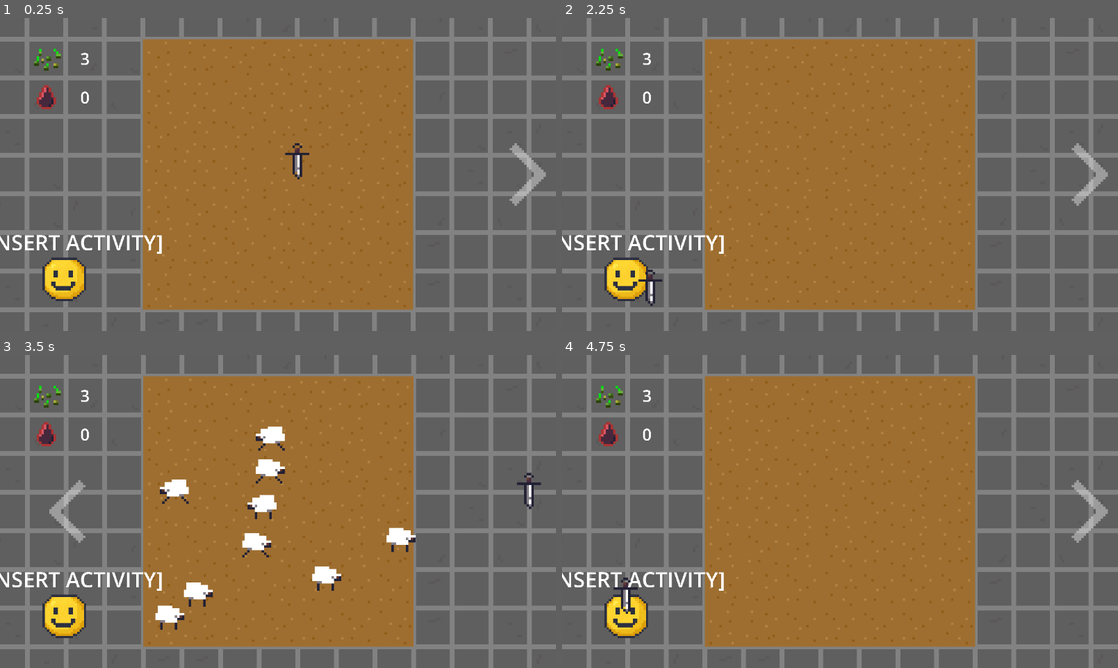
Above: before the commit, frames 1-4 (two rows, left to right).
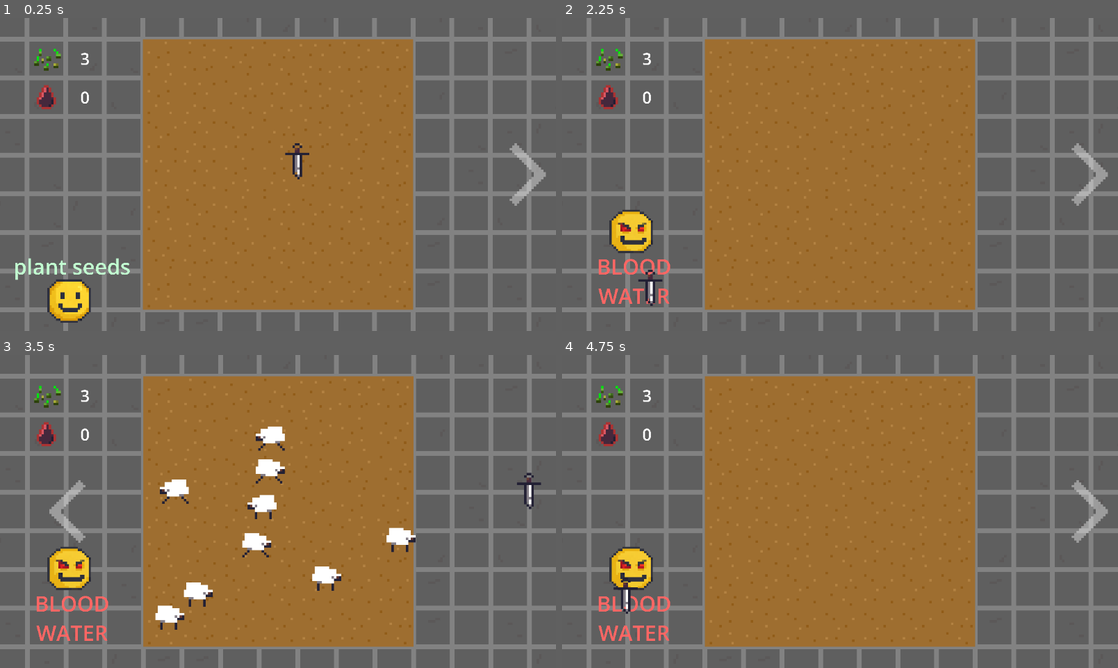
Above: after the commit, the same moments.

Repository: aeriab/giftjam_lebron
Game: Godot game, scene res://main/main.tscn
Two runs of this game, one before a commit and one after it. Both use one fixed random seed, a clock stepped at 60 frames per second and the inputs below.
Inputs (mouse positions are in pixels of both pictures, inside the frame that each line leads up to):
- Up to frame 1 (0.25 s): no input
- Up to frame 2 (2.25 s): click (628, 280) at 0.52 s; click (628, 233) at 1.27 s; click (628, 299) at 2.02 s
- Up to frame 3 (3.5 s): click (528, 511) at 2.75 s
- Up to frame 4 (4.75 s): click (628, 511) at 3.5 s; click (628, 617) at 4.27 s

The runs differ from the first frame. In frame 1, 2.3% of the frame differs, in the area x 0-30%, y 69-98%; in frame 2, 2.6%; in frame 3, 2.7%, in the area x 0-30%, y 61-92%; in frame 4, 2.6%.

Commit message:
faces replaced the toggle evil/good button

Diff:
--- a/UI/ui.gd
+++ b/UI/ui.gd
@@ -4,7 +4,14 @@
 
 @onready var seeds_number = $Seeds/SeedsNumber
 
+@export var GOOD_COLOR: Color
+@export var EVIL_COLOR: Color
+@export var GOOD_SHADOW_COLOR: Color
+@export var EVIL_SHADOW_COLOR: Color
+
+
 func _ready():
+
 	SignalManager.sheep_killed.connect(addBlood)
 	SignalManager.blood_watered.connect(minusBlood)
 	SignalManager.seed_gathered.connect(addSeed)
@@ -38,3 +45,30 @@
 func _on_evil_button_toggled(toggled_on):
 	Global.evil_mode = toggled_on
 	SignalManager.song_change.emit()
+
+@onready var good_texture_button = $GoodTextureButton
+@onready var evil_texture_button = $EvilTextureButton
+@onready var activity_label = $ActivityLabel
+
+func _on_good_texture_button_pressed():
+	if Global.in_plant_scene:
+		activity_label.text = "BLOOD WATER"
+	else:
+		activity_label.text = "MURDER"
+	good_texture_button.visible = false
+	evil_texture_button.visible = true
+	activity_label.modulate = EVIL_COLOR
+	#activity_label.add_font_override("font", custom_font)
+	#activity_label.get_font("font").shadow_color = EVIL_SHADOW_COLOR
+
+
+func _on_evil_texture_button_pressed():
+	if Global.in_plant_scene:
+		activity_label.text = "plant seeds"
+	else:
+		activity_label.text = "feed sheep"
+	good_texture_button.visible = true
+	evil_texture_button.visible = false
+	activity_label.modulate = GOOD_COLOR
+	#activity_label.add_font_override("font", custom_font)
+	#activity_label.get_font("font").font_shadow_color = GOOD_SHADOW_COLOR
--- a/UI/ui.tscn
+++ b/UI/ui.tscn
@@ -1,9 +1,12 @@
-[gd_scene load_steps=5 format=3 uid="uid://dohj4615xds12"]
+[gd_scene load_steps=8 format=3 uid="uid://dohj4615xds12"]
 
 [ext_resource type="Texture2D" uid="uid://c8nhbyjcdepui" path="res://assets/WheatSeeds.png" id="1_dajm1"]
 [ext_resource type="Script" uid="uid://b72uiamo8ij7e" path="res://UI/ui.gd" id="1_e6gg6"]
 [ext_resource type="Texture2D" uid="uid://bodyixjvwj0ki" path="res://assets/blood.png" id="2_e6gg6"]
 [ext_resource type="Texture2D" uid="uid://bj4lwtspas2el" path="res://assets/Faces/HappyFace.png" id="4_hat8c"]
+[ext_resource type="Texture2D" uid="uid://x3b11fhwweog" path="res://assets/Faces/ClickedHappyFace (1).png" id="5_3sbvi"]
+[ext_resource type="Texture2D" uid="uid://bnpdqjfo4l76a" path="res://assets/Faces/EvilFace.png" id="5_nm1m0"]
+[ext_resource type="Texture2D" uid="uid://c3ojmlv71xywe" path="res://assets/Faces/ClickedEvilFace.png" id="7_c7tqi"]
 
 [node name="UI" type="Control"]
 layout_mode = 3
@@ -13,6 +16,9 @@
 grow_horizontal = 2
 grow_vertical = 2
 script = ExtResource("1_e6gg6")
+GOOD_COLOR = Color(0.595494, 0.973559, 0.570214, 1)
+EVIL_COLOR = Color(1, 0.400523, 0.391419, 1)
+GOOD_SHADOW_COLOR = Color(0, 0, 0, 0)
 
 [node name="Seeds" type="Node2D" parent="."]
 position = Vector2(-96, -48)
@@ -54,26 +60,49 @@
 position = Vector2(0, -1)
 texture = ExtResource("2_e6gg6")
 
-[node name="TextureButton" type="TextureButton" parent="."]
+[node name="GoodTextureButton" type="TextureButton" parent="."]
 z_index = 1
 layout_mode = 0
-offset_left = -103.0
-offset_top = 29.0
-offset_right = -39.0
-offset_bottom = 93.0
+offset_left = -101.0
+offset_top = 38.0
+offset_right = -37.0
+offset_bottom = 102.0
 scale = Vector2(0.450726, 0.450726)
 texture_normal = ExtResource("4_hat8c")
+texture_pressed = ExtResource("5_3sbvi")
+texture_hover = ExtResource("5_3sbvi")
+flip_h = true
+
+[node name="EvilTextureButton" type="TextureButton" parent="."]
+visible = false
+z_index = 1
+layout_mode = 0
+offset_left = -101.0
+offset_top = 10.0
+offset_right = -37.0
+offset_bottom = 74.0
+scale = Vector2(0.450726, 0.450726)
+texture_normal = ExtResource("5_nm1m0")
+texture_pressed = ExtResource("7_c7tqi")
+texture_hover = ExtResource("7_c7tqi")
+flip_h = true
 
 [node name="ActivityLabel" type="Label" parent="."]
+modulate = Color(0.760784, 1, 0.819608, 1)
 visibility_layer = 1023
 z_index = 1
 layout_mode = 0
-offset_left = -123.0
-offset_top = 22.0
-offset_right = 1600.0
-offset_bottom = 296.0
+offset_left = -111.0
+offset_top = 32.0
+offset_right = 1063.0
+offset_bottom = 583.0
 scale = Vector2(0.0437522, 0.0437522)
+theme_override_constants/shadow_offset_x = 20
+theme_override_constants/shadow_offset_y = 20
 theme_override_font_sizes/font_size = 201
-text = "[INSERT ACTIVITY]"
+text = "plant seeds"
 horizontal_alignment = 1
-vertical_alignment = 1
+autowrap_mode = 2
+
+[connection signal="pressed" from="GoodTextureButton" to="." method="_on_good_texture_button_pressed"]
+[connection signal="pressed" from="EvilTextureButton" to="." method="_on_evil_texture_button_pressed"]
Binary file added: assets/Faces/ClickedHappyFace (1).png
Not shown, changed: assets/Faces/ClickedHappyFace (1).png.import
Binary file removed: assets/Faces/ClickedHappyFace.png
